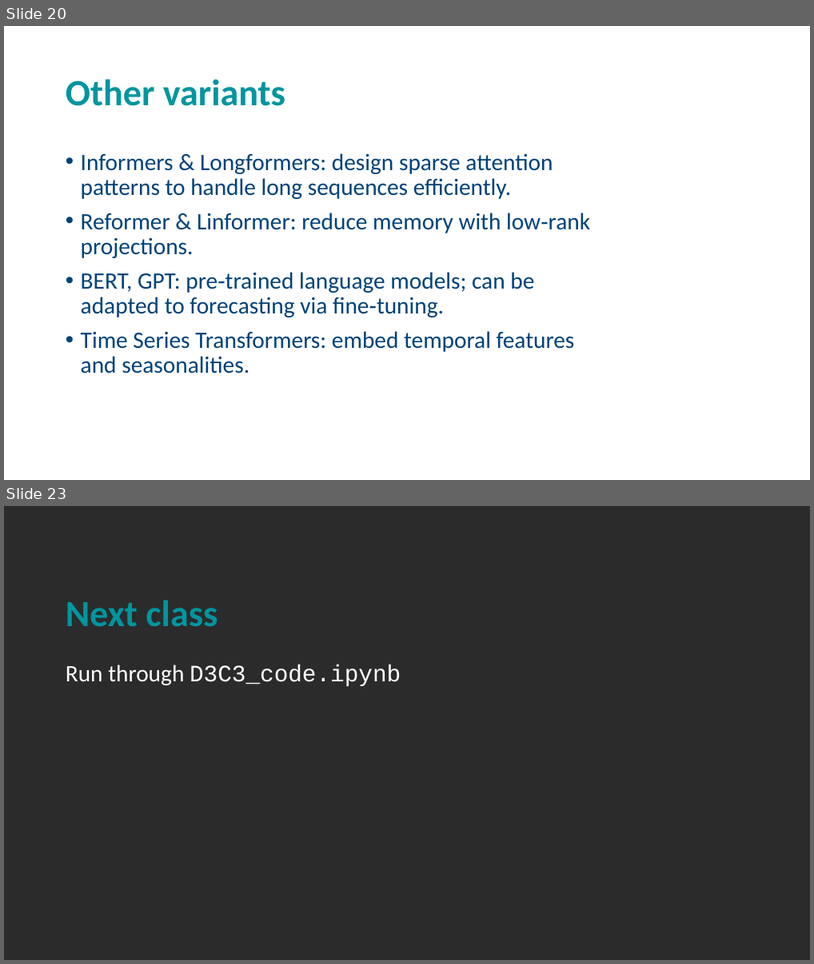
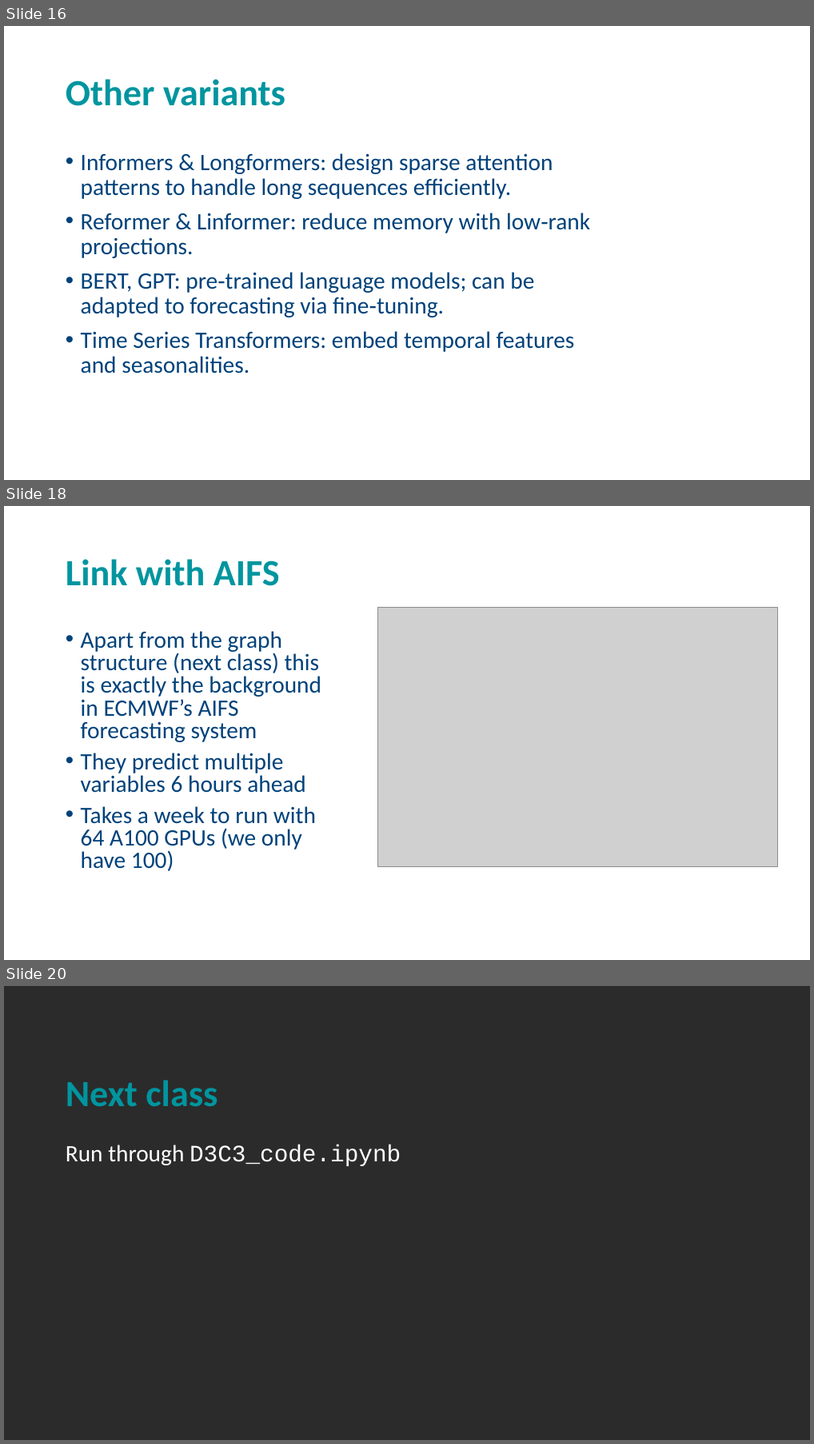
Before and after one commit to andrewcparnell/STAT41130, a slide deck: slides/day 3/D3C2_Transformers.pptx. Shown one above the other, each under a label of ours: slides 20 and 23 before the commit, slides 16, 18 and 20 after it; the slides between them are not shown. The pictures are 814x964 and 814x1444 pixels, drawn with LibreOffice and Linux fonts; fonts in the diff are those of the drawing; grey boxes stand for pictures; background and template pictures are left out; a plain dark background stands for a picture behind light text. Boxes give left, top, right and bottom in pixels: in the first picture for what was removed or moved away, otherwise in the second. Text is boxed around its words. In the diff, an @@ line names an element or a change of style, - is before the commit and + after.

```diff
--- a/slides/day 3/D3C2_Transformers.pptx
+++ b/slides/day 3/D3C2_Transformers.pptx
@@ slide 18 added at (4, 506, 810, 960), background picture (left out) @@
@@ title added at (66, 559, 280, 586), 44 pt, text #00959F, bold @@
+Link with AIFS
@@ picture added at (378, 607, 778, 867) @@
@@ text added at (81, 631, 322, 871), 28 pt, text #00427A @@
+• Apart from the graph structure (next class) this is exactly the background in ECMWF’s AIFS forecasting system
+• They predict multiple variables 6 hours ahead
+• Takes a week to run with 64 A100 GPUs (we only have 100)
@@ what was slide 20 is now slide 16 @@
@@ what was slide 23 is now slide 20 @@
```
Also in this commit, not shown: 10 slides changed, 3 other slides added, 7 slides removed, 2 other files.
